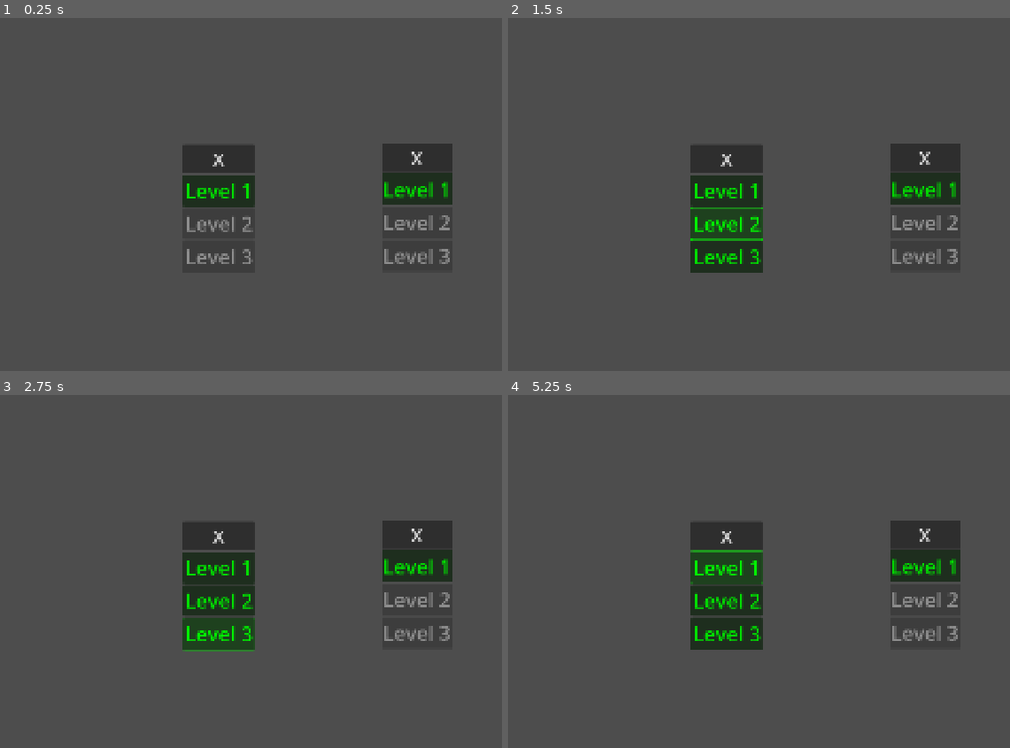
Above: before the commit, frames 1-4 (two rows, left to right).
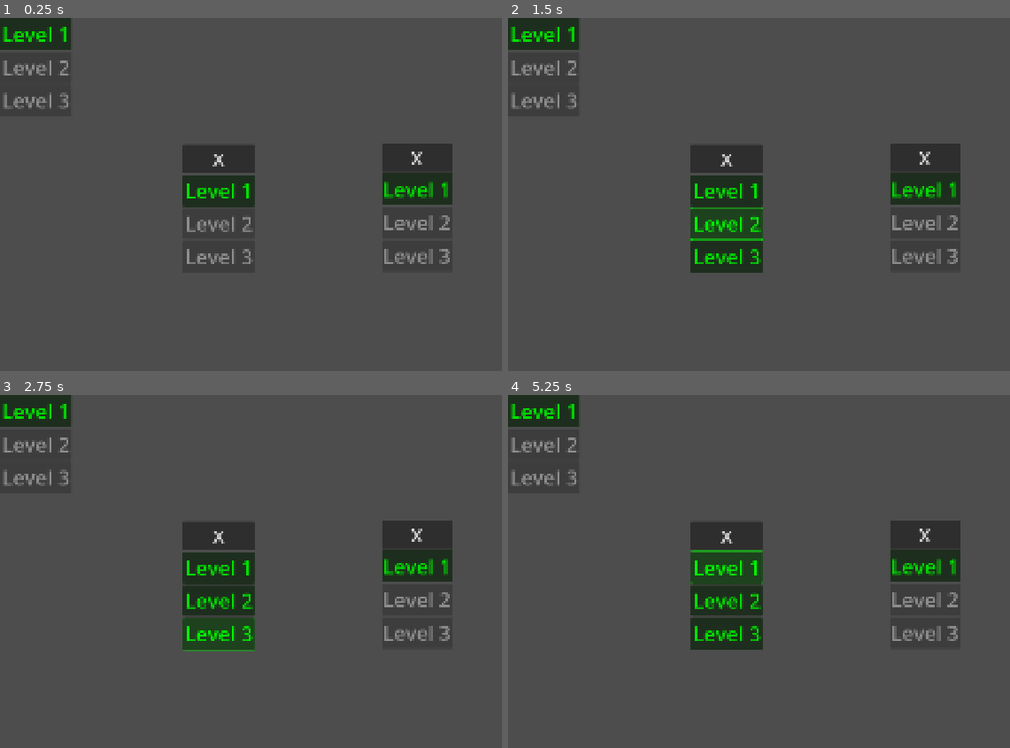
Above: after the commit, the same moments.

Repository: diablohumastudioadmin/multiple_ACS_test
Game: Godot game, scene res://screens/menu/menu.tscn
The game is run twice, just before and just after one commit, with the same random seed, the same clock (stepped at 60 frames per second) and the same inputs.
Inputs:
- Up to frame 1 (0.25 s): no input
- Up to frame 2 (1.5 s): click "Level 1" at 0.5 s; click "Level 2" at 1.25 s
- Up to frame 3 (2.75 s): click "Level 3" at 2 s
- Up to frame 4 (5.25 s): click "Level 1" at 2.75 s; click "Level 2" at 3.5 s; click "Level 3" at 4.25 s; click "Level 1" at 5 s

The runs differ from the first frame. In frame 1, 1.6% of the frame differs, in the area x 0-15%, y 0-26%; in frame 2, 1.6%; in frame 3, 1.6%; in frame 4, 1.6%.
Error before the commit: Assertion failed: Could not open folder (res://global_systems/action_condition_system/action_condition_system.gd:58)
Error after the commit: Assertion failed: Could not open folder (res://global_systems/action_condition_system/action_condition_system.gd:31)

Commit message:
ACS Changed to be used in one Class. just create instance where needed. In case of using an app state (global), just add to project singletons with a diferent name.

Diff:
--- a/data/levels/model/level.gd
+++ b/data/levels/model/level.gd
@@ -9,14 +9,14 @@
 var is_unlocked: bool = false
 @export var unlocked_by_default: bool
 
-func get_acs_unit_conditions(acs_unit: ACS.ACSUnit):
+func get_acs_unit_conditions(acs_unit: ActionConditionSystem):
 	for condition in unlock_conditions:
 		if condition.fullfilled.is_connected(_on_condition_fullfilled):
 			condition.fullfilled.disconnect(_on_condition_fullfilled)
 
 	var new_conditions_array: Array[Condition]
 	for condition in unlock_conditions:
-		var new_condition: Condition = ACS.get_condition_by_id(condition.id, acs_unit)
+		var new_condition: Condition = acs_unit.get_condition_by_id(condition.id)
 		new_conditions_array.append(new_condition)
 	unlock_conditions = new_conditions_array
 
--- a/global_systems/action_condition_system/action.gd
+++ b/global_systems/action_condition_system/action.gd
@@ -3,8 +3,8 @@
 enum TYPES {LVL_BUYED}
 
 var type: TYPES
-var payload: Payload
+var payload: ActionPayload
 
-func _init(_type: TYPES, _payload: Payload) -> void:
+func _init(_type: TYPES, _payload: ActionPayload) -> void:
 	type = _type
 	payload = _payload
--- a/global_systems/action_condition_system/action_condition_system.gd
+++ b/global_systems/action_condition_system/action_condition_system.gd
@@ -1,64 +1,58 @@
-extends Node
+class_name ActionConditionSystem extends Node
 
-@export var global_conditions_path: String = "res://global_systems/action_condition_system/conditions/data"
-@export var global_state_changers_path: String = "res://global_systems/action_condition_system/state_changers/data"
+var global_conditions_path: String = "res://global_systems/action_condition_system/conditions/data"
+var global_state_changers_path: String = "res://global_systems/action_condition_system/state_changers/data"
 
-var global_acs_unit: ACSUnit = ACSUnit.new(global_conditions_path, global_state_changers_path)
+var conditions_path: String
+var state_changers_path: String
+var conditions: Array[Condition]
+var state_changers: Array[StateChanger]
 
-func new_unit(conditions_path: String = global_conditions_path, state_changers_path: String = global_state_changers_path):
-	return ACSUnit.new(conditions_path, state_changers_path)
+func _init(_conditions_path: String = global_conditions_path, _state_changers_path: String = global_state_changers_path) -> void:
+	conditions_path = _conditions_path
+	state_changers_path = _state_changers_path
+	conditions = _load_conditions_from_disk()
+	state_changers = _load_state_changers_from_disk()
 
-func set_action(action: Action, acs_unit: ACSUnit = global_acs_unit):
-	_call_state_changers(action, acs_unit)
-	_evaluate_conditions(action, acs_unit)
+func _load_conditions_from_disk() -> Array[Condition]:
+	var conds: Array[Condition]
+	var dir := DirAccess.open(conditions_path)
+	assert(dir != null, "Could not open folder")
+	dir.list_dir_begin()
+	for file: String in dir.get_files():
+		var cond: Condition = load(dir.get_current_dir() + "/" + file)
+		assert(cond != null, "Failed to load condition: " + file)
+		conds.append(cond.duplicate())
+	return conds
 
-func _call_state_changers(action: Action, acs_unit: ACSUnit):
-	for sc in acs_unit.state_changers:
+func _load_state_changers_from_disk() -> Array[StateChanger]:
+	var state_changers_array: Array[StateChanger]
+	var dir := DirAccess.open(state_changers_path)
+	assert(dir != null, "Could not open folder")
+	dir.list_dir_begin()
+	for file: String in dir.get_files():
+		var state_changer: StateChanger = load(dir.get_current_dir() + "/" + file)
+		assert(state_changer != null, "Failed to load state_changer: " + file)
+		state_changers_array.append(state_changer.duplicate())
+	return state_changers_array
+
+func set_action(action: Action):
+	_call_state_changers(action)
+	_evaluate_conditions(action)
+
+func _call_state_changers(action: Action):
+	for sc in state_changers:
 		if sc.type == action.type:
 			sc.change_state.call(action)
 
-func _evaluate_conditions(action: Action, acs_unit: ACSUnit):
-	for cond in acs_unit.conditions:
+func _evaluate_conditions(action: Action):
+	for cond in conditions:
 		if cond.type == action.type:
 			cond.evaluate(action)
 
-func get_condition_by_id(cond_id: String, acs_unit: ACSUnit = global_acs_unit) -> Condition:
-		for condition in acs_unit.conditions:
+func get_condition_by_id(cond_id: String) -> Condition:
+		for condition in conditions:
 			if condition.id == cond_id:
 				return condition
 		push_error("No condition with this id:" + cond_id + "register in system")
 		return null
-
-class ACSUnit extends Resource:
-	var conditions_path: String
-	var state_changers_path: String
-	var conditions: Array[Condition]
-	var state_changers: Array[StateChanger]
-
-	func _init(_conditions_path: String, _state_changers_path: String) -> void:
-		conditions_path = _conditions_path
-		state_changers_path = _state_changers_path
-		conditions = _load_conditions_from_disk()
-		state_changers = _load_state_changers_from_disk()
-
-	func _load_conditions_from_disk() -> Array[Condition]:
-		var conds: Array[Condition]
-		var dir := DirAccess.open(conditions_path)
-		assert(dir != null, "Could not open folder")
-		dir.list_dir_begin()
-		for file: String in dir.get_files():
-			var cond: Condition = load(dir.get_current_dir() + "/" + file)
-			assert(cond != null, "Failed to load condition: " + file)
-			conds.append(cond.duplicate())
-		return conds
-
-	func _load_state_changers_from_disk() -> Array[StateChanger]:
-		var state_changers_array: Array[StateChanger]
-		var dir := DirAccess.open(state_changers_path)
-		assert(dir != null, "Could not open folder")
-		dir.list_dir_begin()
-		for file: String in dir.get_files():
-			var state_changer: StateChanger = load(dir.get_current_dir() + "/" + file)
-			assert(state_changer != null, "Failed to load state_changer: " + file)
-			state_changers_array.append(state_changer.duplicate())
-		return state_changers_array
--- a/global_systems/action_condition_system/action_condition_system.tscn
+++ /dev/null
@@ -1,6 +0,0 @@
-[gd_scene load_steps=2 format=3 uid="uid://fukh6f2tqm86"]
-
-[ext_resource type="Script" uid="uid://h3ig6hxkm56b" path="res://global_systems/action_condition_system/action_condition_system.gd" id="1_sdvyu"]
-
-[node name="ActionConditionSystem" type="Node"]
-script = ExtResource("1_sdvyu")
--- a/global_systems/action_condition_system/payload.gd
+++ b/global_systems/action_condition_system/action_payload.gd
@@ -1,4 +1,4 @@
-class_name Payload extends Resource
+class_name ActionPayload extends Resource
 
 func _init() -> void:
 	push_error("Payload constructor MUST be overriden.")
--- a/global_systems/action_condition_system/actions_payloads/payload_buyed_level.gd
+++ b/global_systems/action_condition_system/actions_payloads/payload_buyed_level.gd
@@ -1,4 +1,4 @@
-class_name PayloadBuyedLevel extends Payload
+class_name PayloadBuyedLevel extends ActionPayload
 
 @export var buyed_level_id: String
 
--- a/project.godot
+++ b/project.godot
@@ -17,7 +17,7 @@
 
 [autoload]
 
-ACS="*res://global_systems/action_condition_system/action_condition_system.tscn"
+GlobalACS="*res://global_systems/action_condition_system/action_condition_system.gd"
 
 [display]
 
--- a/screens/menu/level_btn/level_btn.gd
+++ b/screens/menu/level_btn/level_btn.gd
@@ -3,7 +3,11 @@
 
 @export var level: Level : set = _set_level
 
-var acs_unit: ACS.ACSUnit
+var acs_unit: ActionConditionSystem: set = _set_acs_unit
+
+func _set_acs_unit(new_value: ActionConditionSystem):
+	acs_unit = new_value
+	level.get_acs_unit_conditions(acs_unit)
 
 func _set_level(new_value: Level):
 	level = new_value.duplicate()
@@ -17,9 +21,6 @@
 	level.just_unlocked.connect(_on_level_just_unlocked)
 	_set_text_and_colors()
 
-func change_level_conditions_to_acs_unit():
-	level.get_acs_unit_conditions(acs_unit)
-
 func _set_text_and_colors():
 	text = level.level_name
 	if !level.is_unlocked and !level.unlocked_by_default:
@@ -29,5 +30,4 @@
 		modulate = Color.GREEN
 
 func _on_pressed() -> void:
-	print(level.id)
-	ACS.set_action(Action.new(Action.TYPES.LVL_BUYED, PayloadBuyedLevel.new(level.id)), acs_unit)
+	acs_unit.set_action(Action.new(Action.TYPES.LVL_BUYED, PayloadBuyedLevel.new(level.id)))
--- a/screens/menu/levels_popup/levels_popup.gd
+++ b/screens/menu/levels_popup/levels_popup.gd
@@ -1,12 +1,11 @@
 class_name LevelsPopup extends VBoxContainer
 
-var acs_unit: ACS.ACSUnit
+var acs_unit: ActionConditionSystem
 
 func _ready() -> void:
-	acs_unit = ACS.new_unit()
+	acs_unit = ActionConditionSystem.new()
 	for level_btn in %LevelBtnsContainer.get_children() as Array[LevelBtn]:
 		level_btn.acs_unit = acs_unit
-		level_btn.change_level_conditions_to_acs_unit()
 
 func _on_close_btn_pressed() -> void:
 	queue_free()
--- a/screens/menu/menu.gd
+++ b/screens/menu/menu.gd
@@ -6,3 +6,7 @@
 		var new_popup: LevelsPopup = load("res://screens/menu/levels_popup/levels_popup.tscn").instantiate()
 		new_popup.global_position = new_popup_pos
 		add_child(new_popup)
+
+func _ready() -> void:
+	for btn in %BtnContainer.get_children() as Array[LevelBtn]:
+		btn.acs_unit = GlobalACS
--- a/screens/menu/menu.tscn
+++ b/screens/menu/menu.tscn
@@ -1,7 +1,36 @@
-[gd_scene load_steps=3 format=3 uid="uid://b4ugdqifiasoe"]
+[gd_scene load_steps=11 format=3 uid="uid://b4ugdqifiasoe"]
 
 [ext_resource type="PackedScene" uid="uid://c5ybupdqicsaj" path="res://screens/menu/levels_popup/levels_popup.tscn" id="1_07onf"]
 [ext_resource type="Script" uid="uid://df3ouxg2y2k4n" path="res://screens/menu/menu.gd" id="1_kk6u3"]
+[ext_resource type="PackedScene" uid="uid://b00o2is2n3lgw" path="res://screens/menu/level_btn/level_btn.tscn" id="3_a32w4"]
+[ext_resource type="Script" uid="uid://cwloi44j6wk48" path="res://data/levels/model/level.gd" id="4_6veab"]
+[ext_resource type="Script" uid="uid://c3q5a38d6bh20" path="res://global_systems/action_condition_system/condition.gd" id="5_pv3j2"]
+[ext_resource type="Resource" uid="uid://bl4k2rf85lore" path="res://global_systems/action_condition_system/conditions/data/cond_buyed_level_lvl_1.tres" id="6_pmnwj"]
+[ext_resource type="Resource" uid="uid://dpej73mom1lk" path="res://global_systems/action_condition_system/conditions/data/cond_buyed_level_lvl_2.tres" id="7_m5yib"]
+
+[sub_resource type="Resource" id="Resource_a32w4"]
+script = ExtResource("4_6veab")
+id = "Lvl1"
+level_name = "Level 1"
+unlock_conditions = Array[ExtResource("5_pv3j2")]([])
+unlocked_by_default = true
+metadata/_custom_type_script = "uid://cwloi44j6wk48"
+
+[sub_resource type="Resource" id="Resource_6veab"]
+script = ExtResource("4_6veab")
+id = "Lvl2"
+level_name = "Level 2"
+unlock_conditions = Array[ExtResource("5_pv3j2")]([ExtResource("6_pmnwj")])
+unlocked_by_default = false
+metadata/_custom_type_script = "uid://cwloi44j6wk48"
+
+[sub_resource type="Resource" id="Resource_pv3j2"]
+script = ExtResource("4_6veab")
+id = "Lvl3"
+level_name = "Level 3"
+unlock_conditions = Array[ExtResource("5_pv3j2")]([ExtResource("7_m5yib")])
+unlocked_by_default = false
+metadata/_custom_type_script = "uid://cwloi44j6wk48"
 
 [node name="Menu" type="Control"]
 layout_mode = 3
@@ -25,3 +54,24 @@
 offset_top = 339.0
 offset_right = 1225.0
 offset_bottom = 599.0
+
+[node name="BtnContainer" type="VBoxContainer" parent="."]
+unique_name_in_owner = true
+layout_mode = 0
+offset_right = 40.0
+offset_bottom = 40.0
+
+[node name="LevelBtn" parent="BtnContainer" instance=ExtResource("3_a32w4")]
+layout_mode = 2
+text = "Level 1"
+level = SubResource("Resource_a32w4")
+
+[node name="LevelBtn2" parent="BtnContainer" instance=ExtResource("3_a32w4")]
+layout_mode = 2
+text = "Level 2"
+level = SubResource("Resource_6veab")
+
+[node name="LevelBtn3" parent="BtnContainer" instance=ExtResource("3_a32w4")]
+layout_mode = 2
+text = "Level 3"
+level = SubResource("Resource_pv3j2")
Renamed: global_systems/action_condition_system/payload.gd.uid -> global_systems/action_condition_system/action_payload.gd.uid
Not shown: 4 places in screens/menu/levels_popup/levels_popup.tscn that only renumber resources
